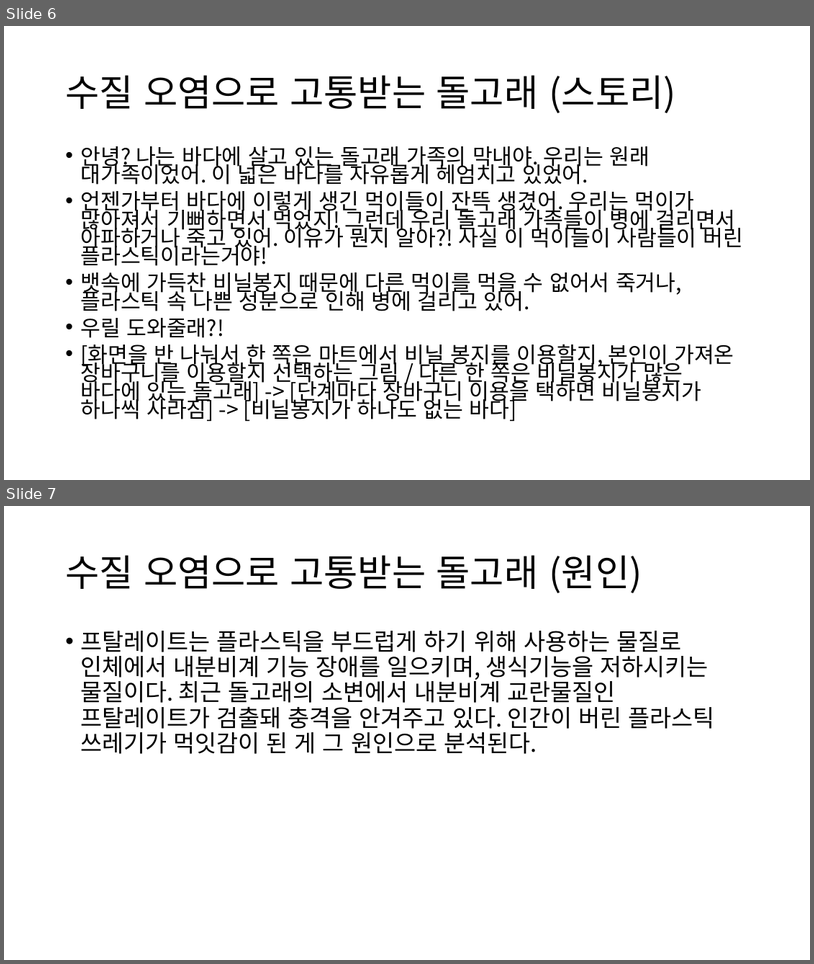
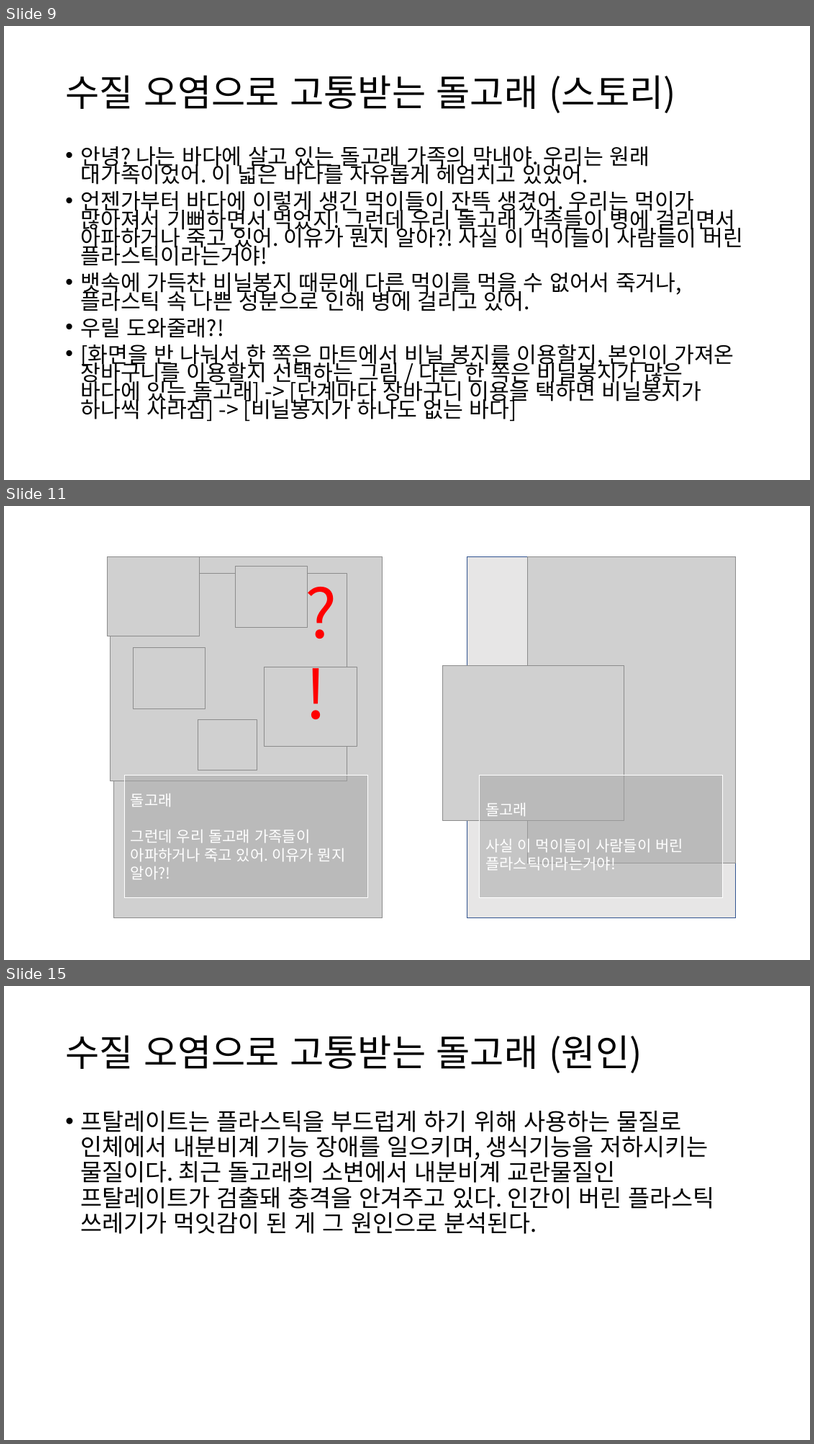
Before and after one commit to heo175/EcoCatProject, a slide deck: 동물 콘티2.pptx. Shown one above the other, each under a label of ours: slides 6 and 7 before the commit, slides 9, 11 and 15 after it; the slides between them are not shown. The pictures are 814x964 and 814x1444 pixels, drawn with LibreOffice and Linux fonts; fonts in the diff are those of the drawing; grey boxes stand for pictures. Boxes give left, top, right and bottom in pixels: in the first picture for what was removed or moved away, otherwise in the second. Text is boxed around its words. In the diff, an @@ line names an element or a change of style, - is before the commit and + after.

Commit message:
돌고래, 나무 콘티2 수정본

```diff
--- a/동물 콘티2.pptx
+++ b/동물 콘티2.pptx
@@ slide 11 added at (4,506,810,960), background #FFFFFF @@
@@ picture added at (108,557,200,636) @@
@@ rectangle added at (113,557,354,905), outline #325491 1 pt @@
@@ picture added at (113,557,382,917) @@
@@ picture added at (236,566,308,628) @@
@@ text added at (299,569,355,656), 80 pt, text #FF0000 @@
+?!
@@ rectangle added at (468,557,736,917), fill #E7E6E6, outline #325491 1 pt @@
@@ picture added at (528,557,736,863) @@
@@ picture added at (111,573,347,781) @@
@@ picture added at (133,648,205,709) @@
@@ picture added at (264,667,357,746) @@
@@ picture added at (443,665,624,820) @@
@@ picture added at (198,720,257,770) @@
@@ rectangle added at (125,775,368,898), fill #A5A5A5 at 50% opacity, outline #FFFFFF 0.75 pt, 18 pt, text #FFFFFF @@
+돌고래
+그런데 우리 돌고래 가족들이 아파하거나 죽고 있어. 이유가 뭔지 알아?!
@@ rectangle added at (480,775,723,898), fill #A5A5A5 at 50% opacity, outline #FFFFFF 0.75 pt, 18 pt, text #FFFFFF @@
+돌고래
+사실 이 먹이들이 사람들이 버린 플라스틱이라는거야!
@@ what was slide 6 is now slide 9 @@
@@ what was slide 7 is now slide 15 @@
```
Also in this commit, not shown: 1 slide changed, 6 other slides added.
